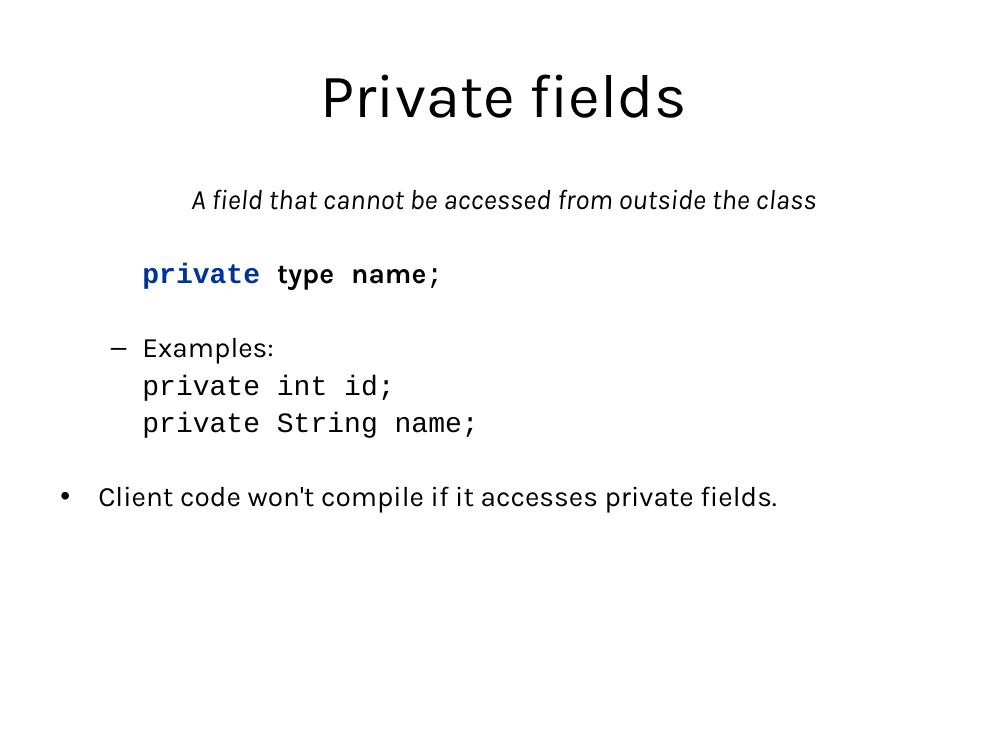
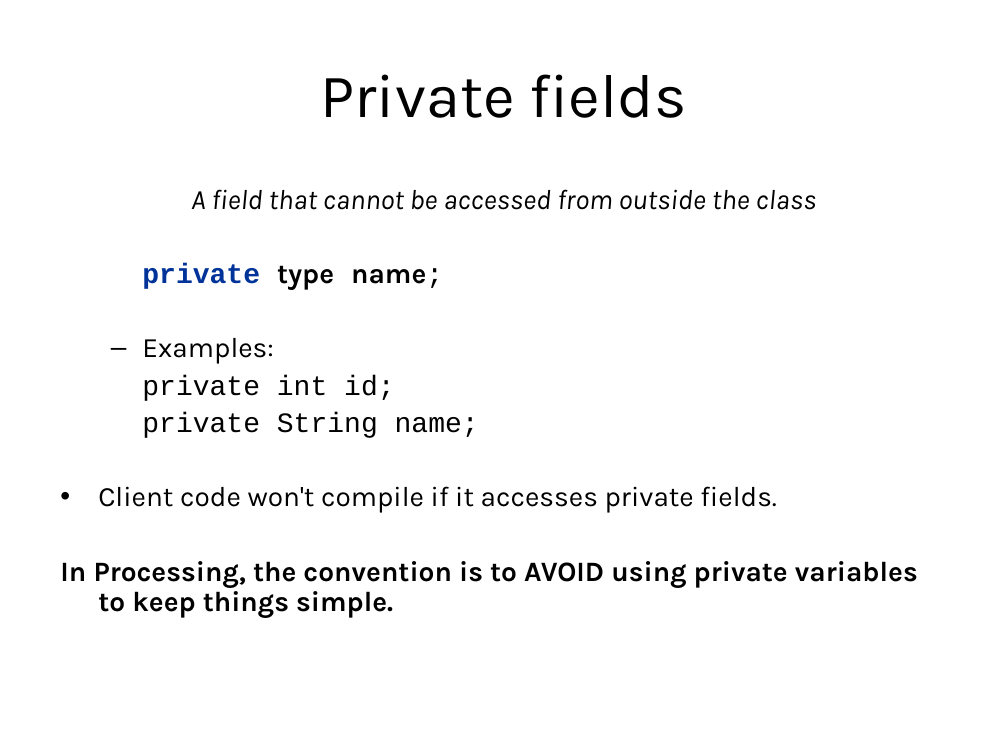
Before and after one commit to LongBaoNguyen/longbaonguyen.github.io, a slide deck: slide 27 of courses/apcsp/lecture12.ppt. Drawn at 1008x756 pixels with LibreOffice and Linux fonts; fonts in the diff are those of the drawing; background and template pictures are left out. Boxes give left, top, right and bottom in pixels: in the first picture for what was removed or moved away, otherwise in the second. Text is boxed around its words. In the diff, an @@ line names an element or a change of style, - is before the commit and + after.

```diff
--- a/courses/apcsp/lecture12.ppt
+++ b/courses/apcsp/lecture12.ppt
@@ text at box(60, 561, 918, 618): paragraph added @@
+In Processing, the convention is to AVOID using private variables to keep things simple.
```
Also in this commit, not shown: 4 other slides changed, 13 other files.
